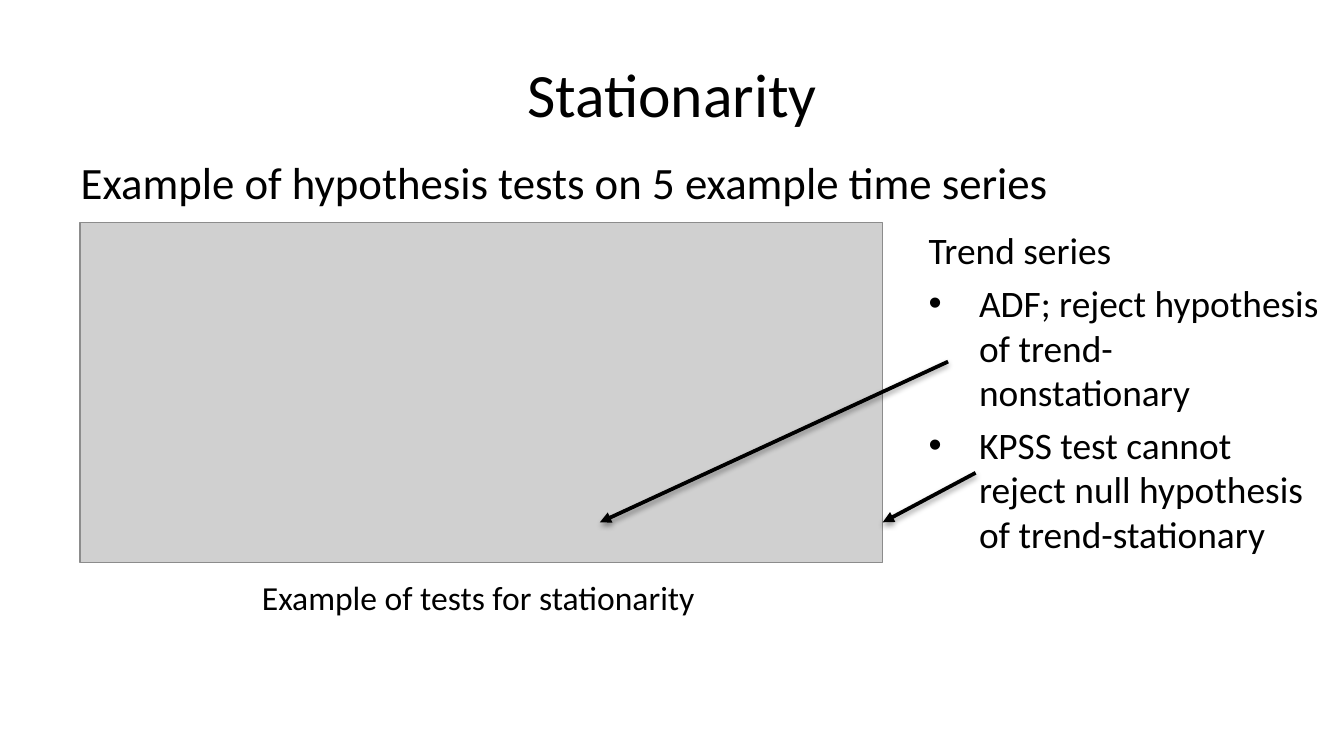
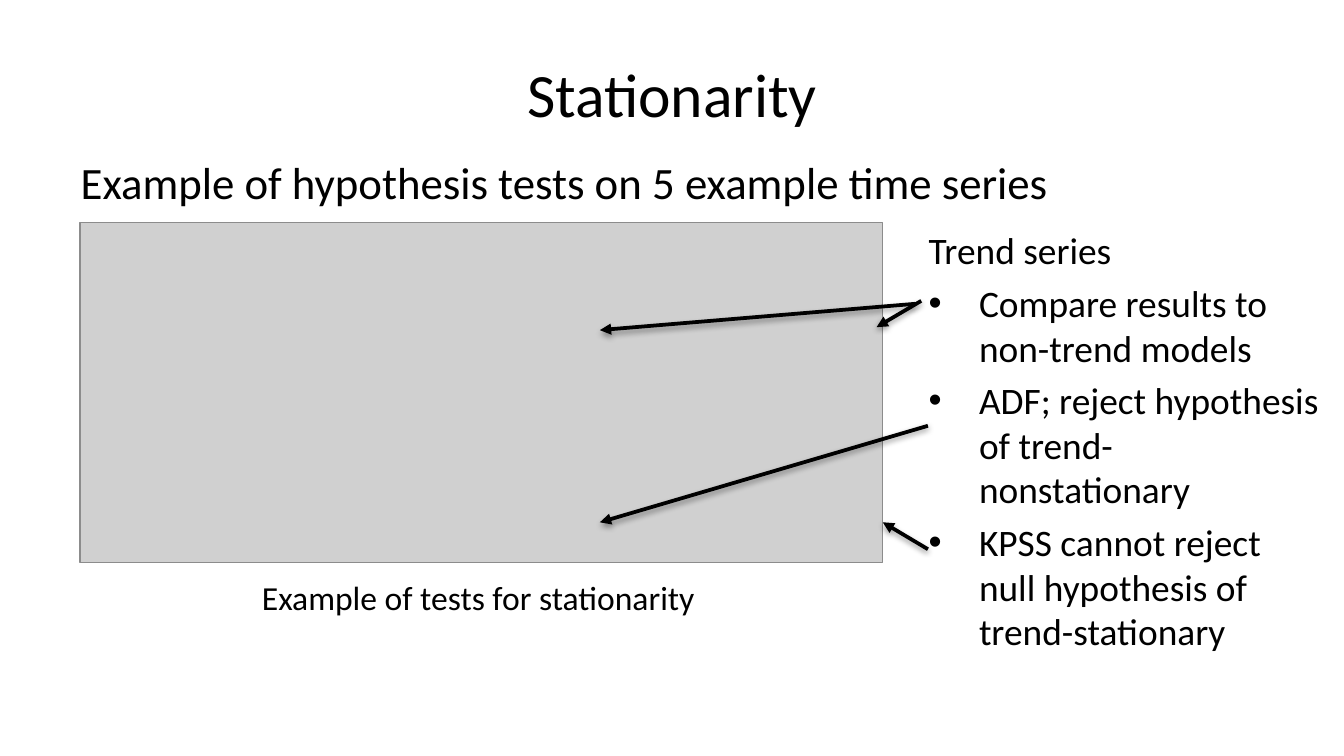
Before and after one commit to StephenElston/CSCI-E-83, a slide deck: slide 61 of LectureSlides/11_IntroductionToTimeSeries.pptx. Drawn at 1344x756 pixels with LibreOffice and Linux fonts; fonts in the diff are those of the drawing; grey boxes stand for pictures. Boxes give left, top, right and bottom in pixels: in the first picture for what was removed or moved away, otherwise in the second. Text is boxed around its words. In the diff, an @@ line names an element or a change of style, - is before the commit and + after.

```diff
--- a/LectureSlides/11_IntroductionToTimeSeries.pptx
+++ b/LectureSlides/11_IntroductionToTimeSeries.pptx
@@ text at [979,291,1267,363]: paragraph added @@
+• Compare results to non-trend models
@@ arrow added from (915, 304) to (599, 331), #000000 2 pt @@
@@ arrow added from (921, 301) to (876, 327), #000000 2 pt @@
@@ arrow moved from (948, 362) - (599, 523) to (927, 426) - (599, 523) @@
@@ arrow moved from (976, 473) - (883, 523) to (927, 550) - (883, 523) @@
@@ text at [979,530,1261,651]: text changed @@
-• KPSS test cannot reject null hypothesis of trend-stationary
+• KPSS cannot reject null hypothesis of trend-stationary
```
Also in this commit, not shown: 15 other slides changed.
